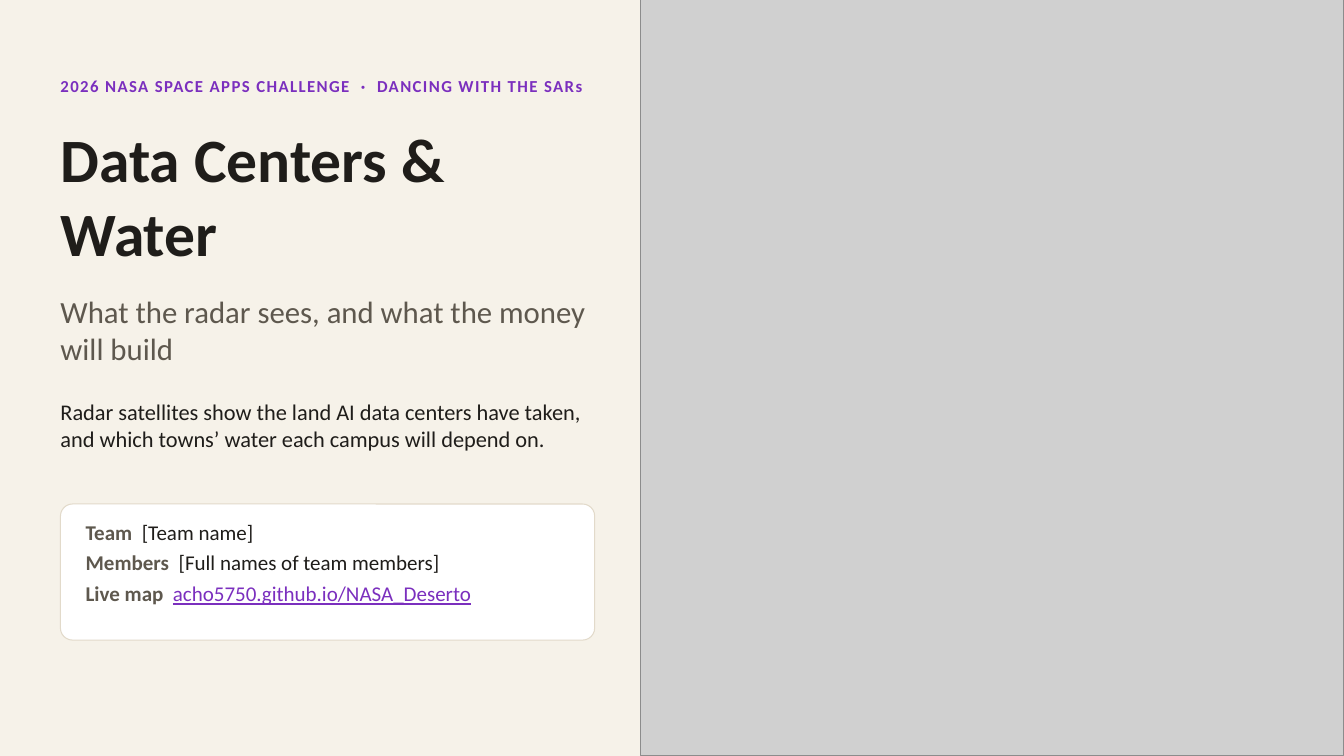
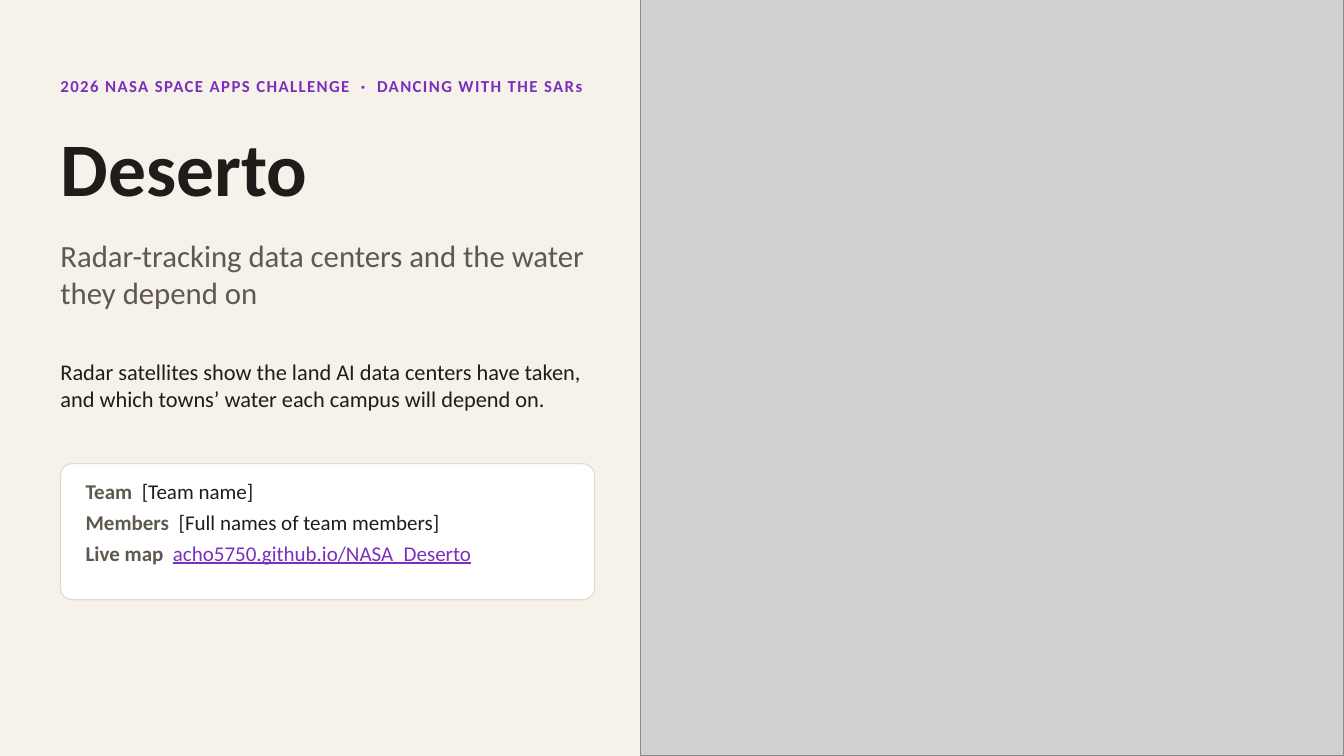
Before and after one commit to acho5750/NASA_Deserto, a slide deck: slide 1 of docs/deck/Data_Centers_and_Water_deck.pptx. Drawn at 1344x756 pixels with LibreOffice and Linux fonts; fonts in the diff are those of the drawing; grey boxes stand for pictures. Boxes give left, top, right and bottom in pixels: in the first picture for what was removed or moved away, otherwise in the second. Text is boxed around its words. In the diff, an @@ line names an element or a change of style, - is before the commit and + after.

```diff
--- a/docs/deck/Data_Centers_and_Water_deck.pptx
+++ b/docs/deck/Data_Centers_and_Water_deck.pptx
@@ text at <box>60,147,307,197</box>: text changed; size 44 to 54 pt @@
-Data Centers & Water
+Deserto
@@ text at <box>60,245,584,309</box>: text changed @@
-What the radar sees, and what the money will build
+Radar-tracking data centers and the water they depend on
@@ 2 texts, 1 rounded rectangle: place and size @@
-2 texts, 1 rounded rectangle at <box>60,404,595,640</box>
+2 texts, 1 rounded rectangle at <box>60,364,595,600</box>
```
Also in this commit, not shown: 6 other slides changed, 2 other files.
